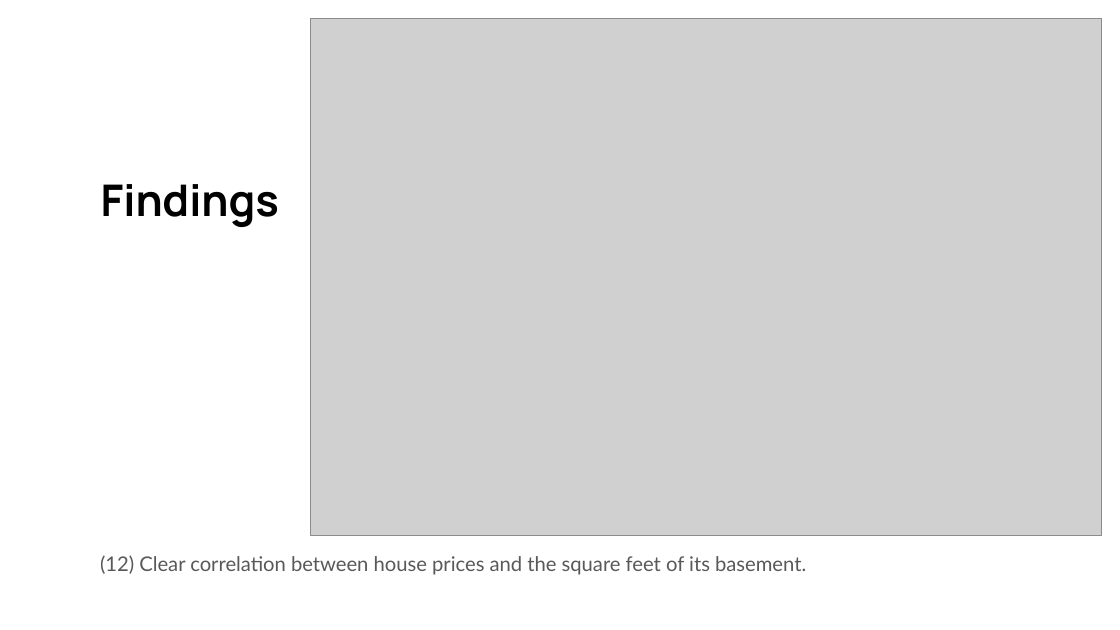
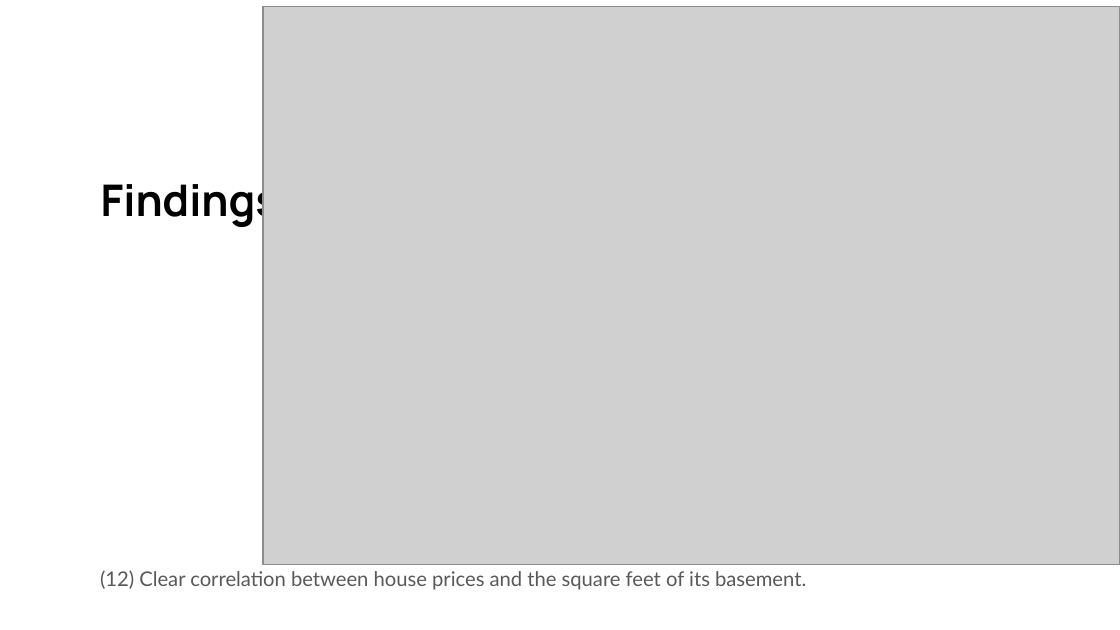
Before and after one commit to kavehamini/WeatherVsHomeSalesProject1, a slide deck: slide 16 of Weather vs Home Sales in King County, WA.pptx (slide 17 before the commit). Drawn at 1120x630 pixels with LibreOffice and Linux fonts; fonts in the diff are those of the drawing; grey boxes stand for pictures. Boxes give left, top, right and bottom in pixels: in the first picture for what was removed or moved away, otherwise in the second. Text is boxed around its words. In the diff, an @@ line names an element or a change of style, - is before the commit and + after.

```diff
--- a/Weather vs Home Sales in King County, WA.pptx
+++ b/Weather vs Home Sales in King County, WA.pptx
@@ picture: place and size @@
-picture at [310,19,1101,536]
+picture at [263,7,1120,564]
@@ text "(12) Clear correlation between house ...": place and size @@
-text "(12) Clear correlation between house ..." at [100,555,806,575]
+text "(12) Clear correlation between house ..." at [100,570,806,590]
```
Also in this commit, not shown: 9 other slides changed, 1 slide added, 2 slides removed.
